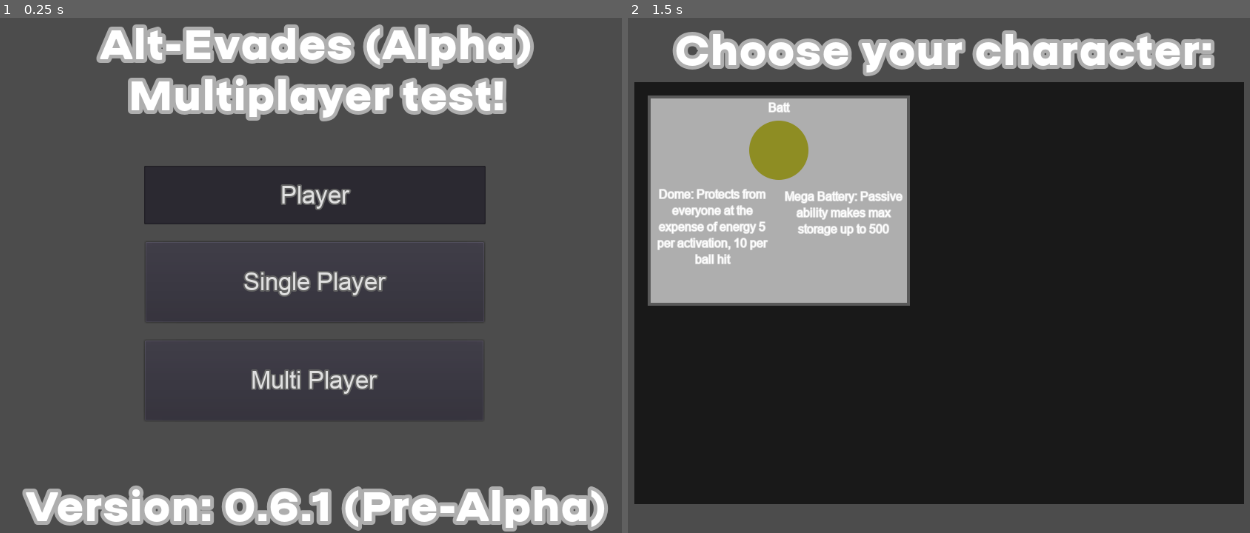
Above: before the commit, frames 1-2 (left to right).
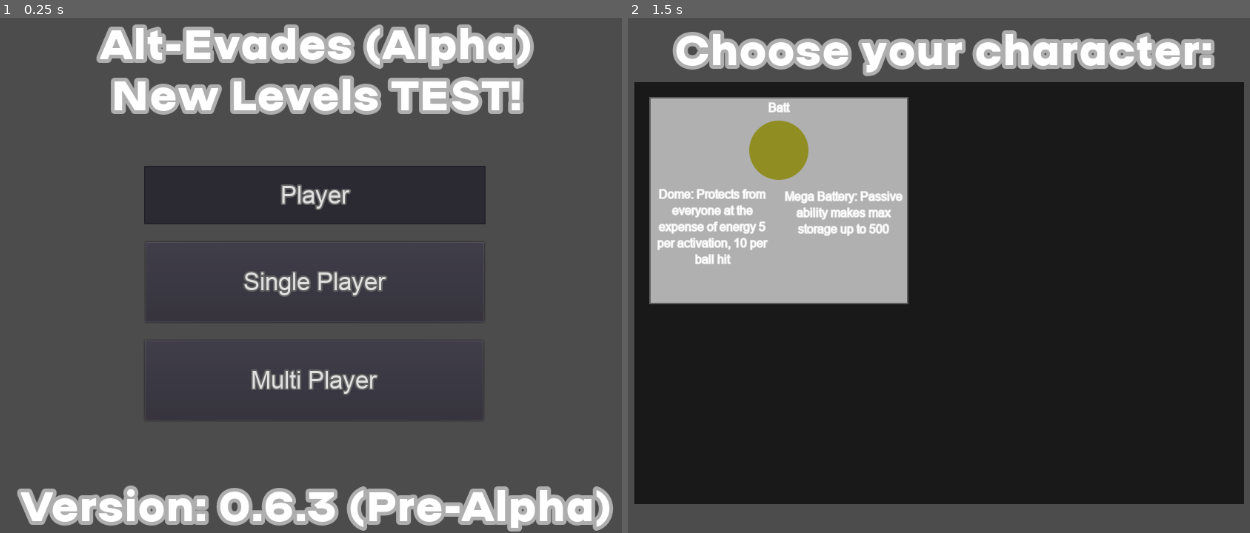
Above: after the commit, the same moments.

Repository: EtherCD/Alt-Evades-Old-Version
Game: Godot game, scene res://Menu.tscn
Two runs of this game, one before a commit and one after it. Both use one fixed random seed, a clock stepped at 60 frames per second and the inputs below.
Inputs (mouse positions are in pixels of both pictures, inside the frame that each line leads up to):
- Up to frame 1 (0.25 s): no input
- Up to frame 2 (1.5 s): click "Single Player" at 0.5 s; tap Enter at 1.25 s; move the mouse to (1119, 239) at 1.27 s; hold Right (ui_right) from 1.28 s (still down); tap 1 at 1.35 s

The runs differ from the first frame. In frame 1, 6.9% of the frame differs, in the area x 2-99%, y 10-100%; in frame 2, 0.5%.

Commit message:
Update v0.6.3(Levels Update)

Diff:
--- a/Alt-Evades/Assets/Singletone.gd
+++ b/Alt-Evades/Assets/Singletone.gd
@@ -1,7 +1,7 @@
 extends Node
 
 export var id = -1
-export var version = "0.6.1 (Pre-Alpha)"
+export var version = "0.6.3 (Pre-Alpha)"
 export var gameName = ""
 
 var all_herous = [
--- a/Alt-Evades/ChangeHero.tscn
+++ b/Alt-Evades/ChangeHero.tscn
@@ -21,8 +21,10 @@
 color = Color( 0.101961, 0.101961, 0.101961, 1 )
 
 [node name="HeroCart" parent="ColorRect" instance=ExtResource( 2 )]
+modulate = Color( 0.694118, 0.694118, 0.694118, 1 )
 margin_left = 20.0
 margin_top = 20.0
 margin_right = 370.0
 margin_bottom = 300.0
+rect_clip_content = true
 HeroName = "Batt"
--- a/Alt-Evades/Main.tscn
+++ b/Alt-Evades/Main.tscn
@@ -1,9 +1,8 @@
-[gd_scene load_steps=10 format=2]
+[gd_scene load_steps=9 format=2]
 
 [ext_resource path="res://Scripts/Generator.gd" type="Script" id=1]
 [ext_resource path="res://Wall.tscn" type="PackedScene" id=2]
 [ext_resource path="res://Assets/gridBackground.png" type="Texture" id=3]
-[ext_resource path="res://Enemy.tscn" type="PackedScene" id=4]
 [ext_resource path="res://Scripts/Main.gd" type="Script" id=5]
 [ext_resource path="res://SafeZone.tscn" type="PackedScene" id=6]
 [ext_resource path="res://Bot.tscn" type="PackedScene" id=7]
@@ -34,18 +33,28 @@
 
 [node name="Teleport" parent="." groups=["portal"] instance=ExtResource( 6 )]
 process_priority = -1
-modulate = Color( 0.52549, 0.52549, 0.52549, 0.45098 )
+modulate = Color( 0.52549, 0.52549, 0.52549, 0.635294 )
 self_modulate = Color( 1, 1, 1, 0 )
 position = Vector2( 3960, 1 )
 scale = Vector2( 0.25, 1 )
+right_left = false
 
 [node name="CollisionShape2D2" type="CollisionShape2D" parent="Teleport"]
 position = Vector2( 240, 359 )
+rotation = 6.28319
+shape = SubResource( 3 )
+
+[node name="Detector" type="Area2D" parent="Teleport"]
+
+[node name="CollisionShape2D2" type="CollisionShape2D" parent="Teleport/Detector"]
+position = Vector2( 240, 359 )
+rotation = 6.28319
 shape = SubResource( 3 )
 
 [node name="PlayerContainer" type="Node" parent="."]
 
 [node name="Bot" parent="PlayerContainer" instance=ExtResource( 7 )]
+position = Vector2( 100, 100 )
 scale = Vector2( 0.8, 0.8 )
 
 [node name="Path2D" type="Path2D" parent="."]
@@ -86,9 +95,8 @@
 blue = true
 red = true
 
-[node name="EnemyContainer" type="Node" parent="."]
-
-[node name="Area 2" type="Node" parent="."]
+[node name="Area 2" type="Node2D" parent="."]
+position = Vector2( 0, -6 )
 
 [node name="Sprite2" type="Sprite" parent="Area 2"]
 position = Vector2( 7259, 473 )
@@ -107,46 +115,33 @@
 position = Vector2( 4958, 7 )
 curve = SubResource( 1 )
 
+[node name="Generator" type="ColorRect" parent="Area 2"]
+margin_left = 5439.0
+margin_top = 8.0
+margin_right = 8558.0
+margin_bottom = 726.0
+color = Color( 1, 1, 1, 0 )
+script = ExtResource( 1 )
+dark = true
+blue = true
+red = true
+
 [node name="Teleport" parent="Area 2" groups=["portal"] instance=ExtResource( 6 )]
 process_priority = -1
 modulate = Color( 0.52549, 0.52549, 0.52549, 0.45098 )
 self_modulate = Color( 1, 1, 1, 0 )
-position = Vector2( 4958, 7 )
+position = Vector2( 4958, 6 )
 scale = Vector2( 0.25, 1 )
 
 [node name="CollisionShape2D2" type="CollisionShape2D" parent="Area 2/Teleport"]
 position = Vector2( 240, 359 )
 shape = SubResource( 3 )
 
-[node name="EnemyContainer2" type="Node" parent="Area 2"]
+[node name="Detector" type="Area2D" parent="Area 2/Teleport"]
 
-[node name="Enemy1" parent="Area 2/EnemyContainer2" instance=ExtResource( 4 )]
-modulate = Color( 0.498039, 0.498039, 0.498039, 1 )
-position = Vector2( 6194, 131 )
-
-[node name="Enemy23" parent="Area 2/EnemyContainer2" instance=ExtResource( 4 )]
-position = Vector2( 6044, 486 )
-
-[node name="Enemy2" parent="Area 2/EnemyContainer2" instance=ExtResource( 4 )]
-position = Vector2( 5809, 176 )
-
-[node name="Enemy3" parent="Area 2/EnemyContainer2" instance=ExtResource( 4 )]
-position = Vector2( 6565, 267 )
-
-[node name="Enemy5" parent="Area 2/EnemyContainer2" instance=ExtResource( 4 )]
-position = Vector2( 7021, 114 )
-
-[node name="Enemy20" parent="Area 2/EnemyContainer2" instance=ExtResource( 4 )]
-position = Vector2( 7874, 131 )
-
-[node name="Enemy4" parent="Area 2/EnemyContainer2" instance=ExtResource( 4 )]
-position = Vector2( 7060, 343 )
-
-[node name="Enemy6" parent="Area 2/EnemyContainer2" instance=ExtResource( 4 )]
-position = Vector2( 6387, 400 )
-
-[node name="Enemy7" parent="Area 2/EnemyContainer2" instance=ExtResource( 4 )]
-position = Vector2( 7615, 558 )
+[node name="CollisionShape2D2" type="CollisionShape2D" parent="Area 2/Teleport/Detector"]
+position = Vector2( 240, 359 )
+shape = SubResource( 3 )
 
 [node name="TopWall2" parent="Area 2" instance=ExtResource( 2 )]
 position = Vector2( 4958, -9 )
@@ -171,3 +166,6 @@
 scale = Vector2( 2, 92 )
 collision_layer = 2147483649
 collision_mask = 0
+
+[connection signal="body_entered" from="Teleport/Detector" to="Teleport" method="_on_Detector_body_entered"]
+[connection signal="body_entered" from="Area 2/Teleport/Detector" to="Area 2/Teleport" method="_on_Detector_body_entered"]
--- a/Alt-Evades/Menu.tscn
+++ b/Alt-Evades/Menu.tscn
@@ -13,7 +13,7 @@
 margin_bottom = 184.0
 custom_fonts/font = ExtResource( 2 )
 text = "Alt-Evades (Alpha)
-Multiplayer test!"
+New Levels TEST!"
 align = 1
 valign = 1
 
--- a/Alt-Evades/Scripts/Ball.gd
+++ b/Alt-Evades/Scripts/Ball.gd
@@ -193,19 +193,6 @@
 	if body.name == "BallArea":
 		revive()
 
-func _on_hitbox_area_area_entered(area):
-	if area.is_in_group("portal"):
-		if !area.lock_portal:
-			do_teleport(area)
-
-func do_teleport(body):
-	for portal in get_tree().get_nodes_in_group("portal"):
-		if portal != body:
-			if portal.id == body.id:
-				if !portal.lock_potal:
-					body.do_lock()
-					global_position=portal.global_position
-
 func _on_DeathTimer_timeout():
 	if timer_value > 0:
 		timer_value -= 1
--- a/Alt-Evades/Scripts/Bot.gd
+++ b/Alt-Evades/Scripts/Bot.gd
@@ -17,7 +17,7 @@
 	if alive:
 		for r in range(-30, 31, 5):
 			result = space_state.intersect_ray(self.position, self.position + Vector2(8000, 0).rotated(deg2rad(r)), [self], 0b00000000000000001001)
-			vector = result.position - self.position
+			#vector = result.position - self.position
 			if max_vector.length() < vector.length():
 				max_vector = vector
 		velocity = max_vector.normalized() * speed
--- a/Alt-Evades/Scripts/Menu.gd
+++ b/Alt-Evades/Scripts/Menu.gd
@@ -27,8 +27,8 @@
 
 func _on_Single_Button_pressed():
 	Singletone.gameName = get_node("Single Button/nameLine").text
-	var game = preload("res://ChangeHero.tscn").instance()
-	get_tree().get_root().add_child(game)
+	var game = preload("res://ChangeHero.tscn")
+	get_tree().change_scene_to(game)
 	hide()
 
 
--- a/Alt-Evades/Scripts/SafeZone.gd
+++ b/Alt-Evades/Scripts/SafeZone.gd
@@ -2,9 +2,21 @@
 
 export(int) var id = 0
 
-var lock_portal = false
+export(bool) var right_left = true
+var can_teleport = true
 
 func do_lock():
-	lock_portal = true
+	can_teleport = false
 	get_tree().create_timer(0.3, true)
-	lock_portal = false
+	can_teleport = true
+
+
+func _on_Detector_body_entered(body):
+	for portal in get_tree().get_nodes_in_group("portal"):
+		if portal != body and body.name == "Player" and portal != self and portal.can_teleport:
+			var pos = portal.global_position;
+			if portal.right_left:
+				body.global_position=Vector2(pos.x+250, pos.y+rand_range(250, 500))
+			else:
+				body.global_position=Vector2(pos.x-250, pos.y+rand_range(250, 500))
+			do_lock()
--- a/Alt-Evades/project.godot
+++ b/Alt-Evades/project.godot
@@ -27,6 +27,10 @@
 
 window/size/width=1080
 window/size/height=720
+
+[global]
+
+Export=false
 
 [input]
 
Not shown, changed: Alt-Evades/export_presets.cfg
